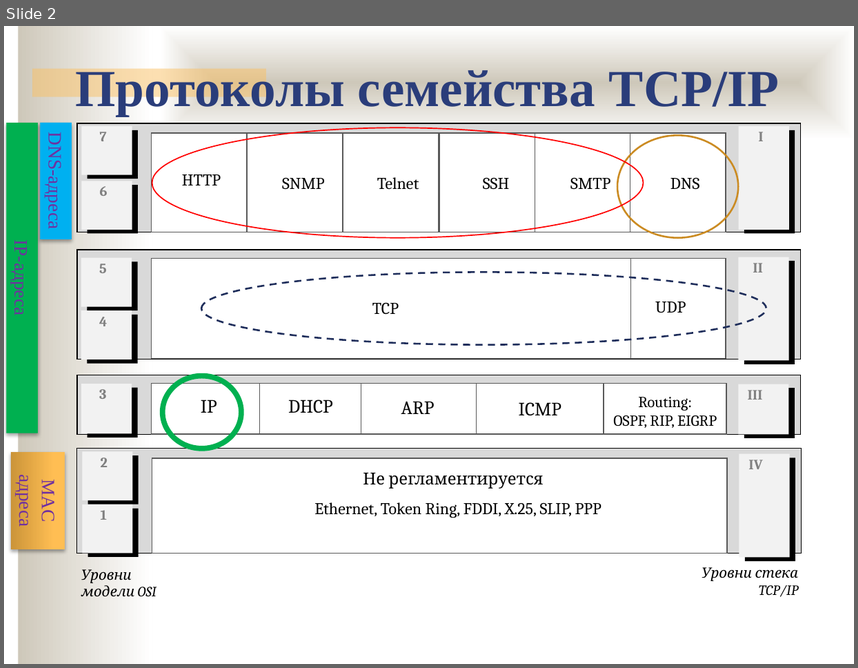
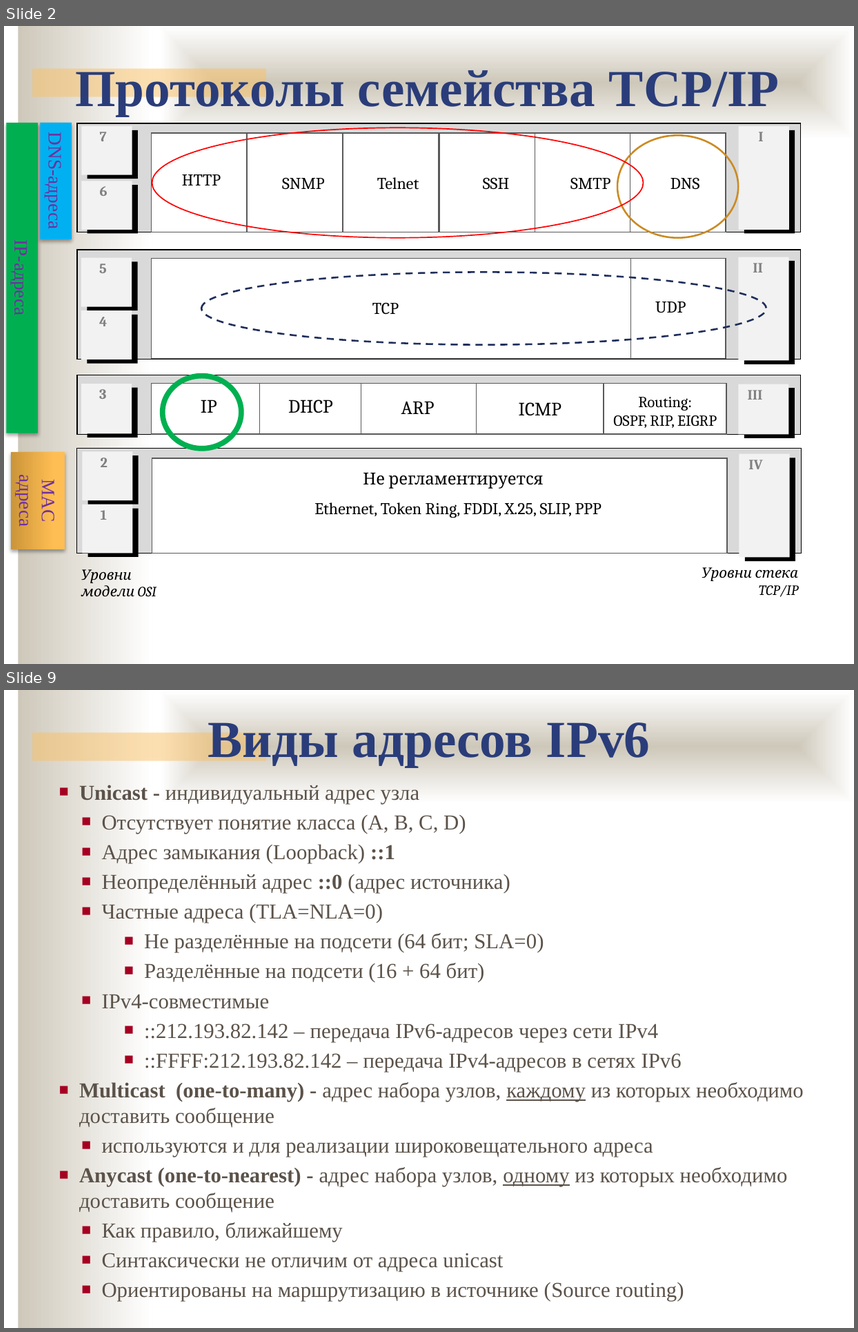
Before and after one commit to ukoloff/nets, a slide deck: lecture/15.pptx. Shown one above the other, each under a label of ours: slide 2 before the commit, slides 2 and 9 after it; the slides between them are not shown. The pictures are 858x668 and 858x1332 pixels, drawn with LibreOffice and Linux fonts; fonts in the diff are those of the drawing; background and template pictures are left out. Boxes give left, top, right and bottom in pixels: in the first picture for what was removed or moved away, otherwise in the second. Text is boxed around its words. In the diff, an @@ line names an element or a change of style, - is before the commit and + after.

```diff
--- a/lecture/15.pptx
+++ b/lecture/15.pptx
@@ slide 9 added at box(4, 690, 854, 1328), background #FFFFFF; not listed: 3 template elements that a slide beside it also shows @@
@@ text added at box(208, 722, 650, 767), 44 pt, text #2A3D7A, bold @@
+Виды адресов IPv6
@@ text added at box(79, 785, 804, 1301), 18 pt, text #5B5249 @@
+■ Unicast - индивидуальный адрес узла
+  ■ Отсутствует понятие класса (A, B, C, D)
+  ■ Адрес замыкания (Loopback) ::1
+  ■ Неопределённый адрес ::0 (адрес источника)
+  ■ Частные адреса (TLA=NLA=0)
+    ■ Не разделённые на подсети (64 бит; SLA=0)
+    ■ Разделённые на подсети (16 + 64 бит)
+  ■ IPv4-совместимые
+    ■ ::212.193.82.142 – передача IPv6-адресов через сети IPv4
+    ■ ::FFFF:212.193.82.142 – передача IPv4-адресов в сетях IPv6
+■ Multicast (one-to-many) - адрес набора узлов, каждому из которых необходимо доставить сообщение
+  ■ используются и для реализации широковещательного адреса
+■ Anycast (one-to-nearest) - адрес набора узлов, одному из которых необходимо доставить сообщение
+  ■ Как правило, ближайшему
+  ■ Синтаксически не отличим от адреса unicast
+  ■ Ориентированы на маршрутизацию в источнике (Source routing)
```
Also in this commit, not shown: 14 other slides added, 1 slide removed.
